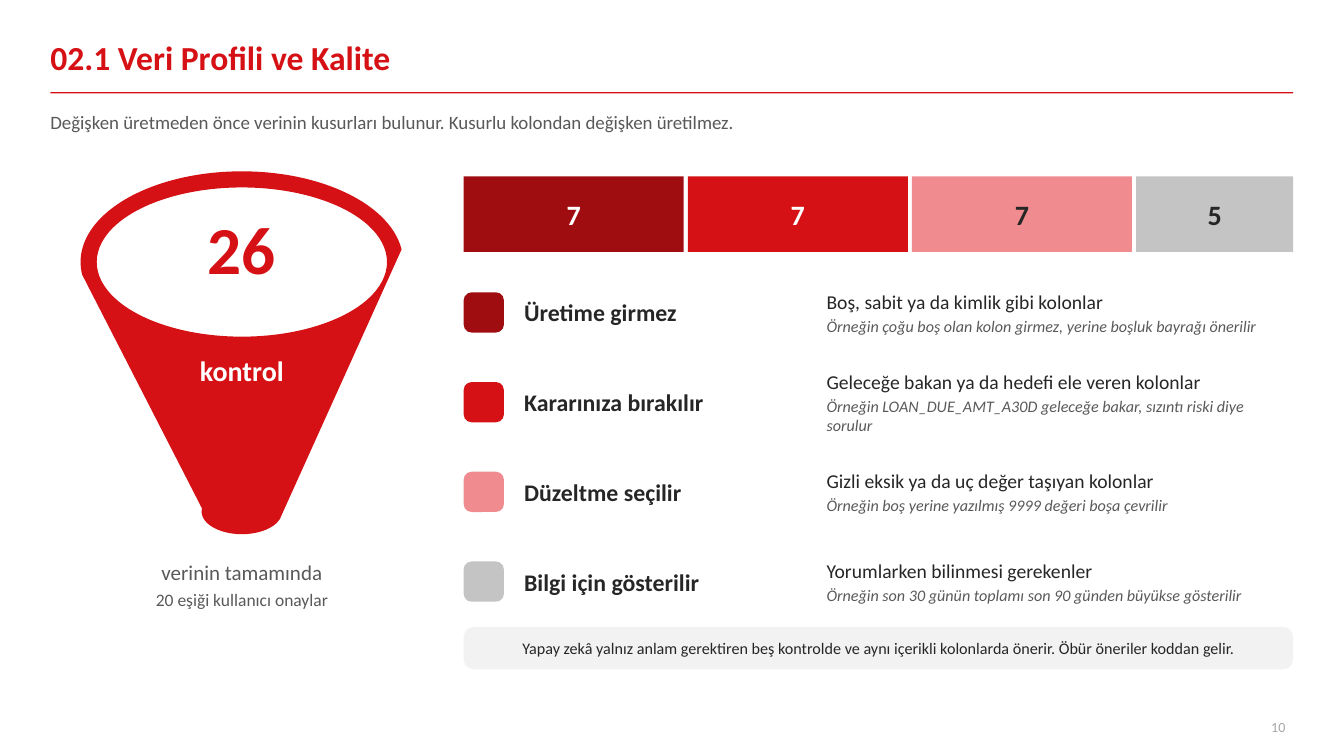
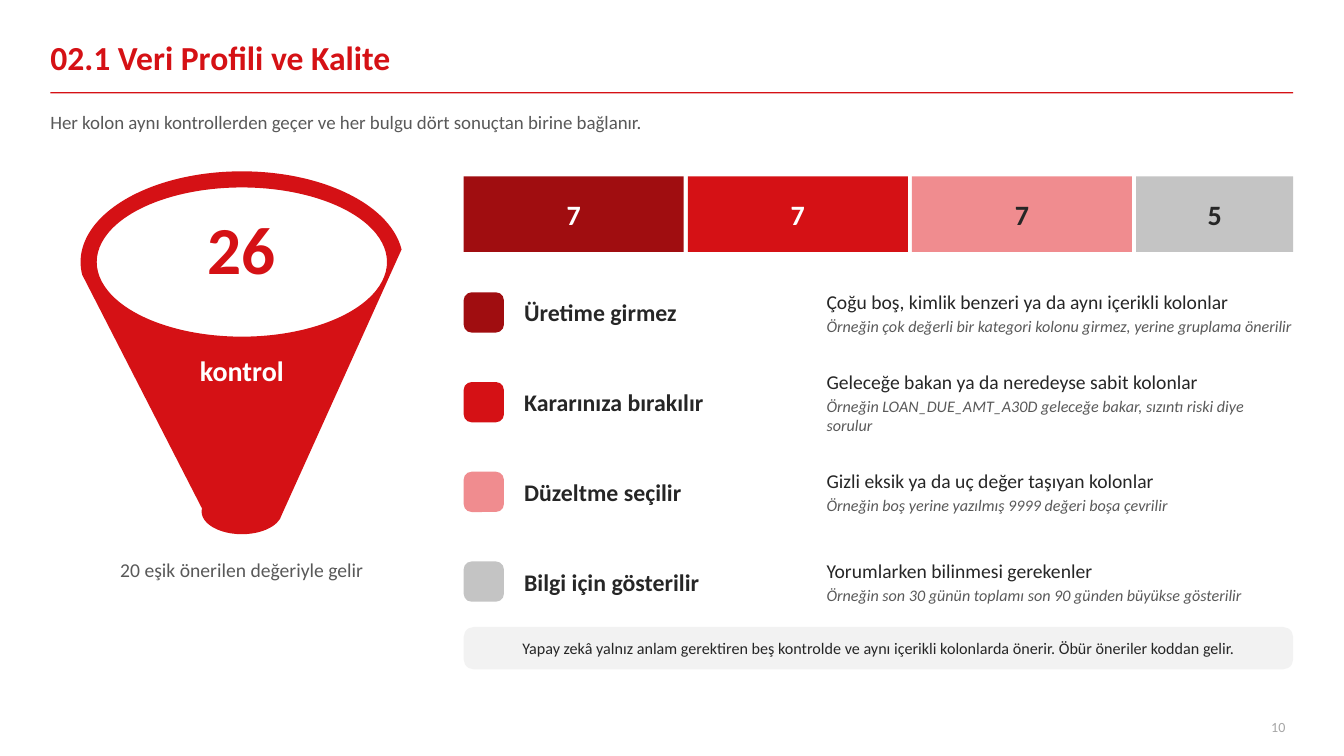
Before and after one commit to canmergen/amp, a slide deck: slide 10 of analitik_modelleme_platformu_GUNCEL/sunum/Platform_Sunum_Sade.pptx. Drawn at 1344x756 pixels with LibreOffice and Linux fonts; fonts in the diff are those of the drawing. Boxes give left, top, right and bottom in pixels: in the first picture for what was removed or moved away, otherwise in the second. Text is boxed around its words. In the diff, an @@ line names an element or a change of style, - is before the commit and + after.

```diff
--- a/analitik_modelleme_platformu_GUNCEL/sunum/Platform_Sunum_Sade.pptx
+++ b/analitik_modelleme_platformu_GUNCEL/sunum/Platform_Sunum_Sade.pptx
@@ text at <box>50,116,642,132</box>: text changed @@
-Değişken üretmeden önce verinin kusurları bulunur. Kusurlu kolondan değişken üretilmez.
+Her kolon aynı kontrollerden geçer ve her bulgu dört sonuçtan birine bağlanır.
@@ text at <box>827,295,1291,335</box>: text changed @@
-Boş, sabit ya da kimlik gibi kolonlar
-Örneğin çoğu boş olan kolon girmez, yerine boşluk bayrağı önerilir
+Çoğu boş, kimlik benzeri ya da aynı içerikli kolonlar
+Örneğin çok değerli bir kategori kolonu girmez, yerine gruplama önerilir
@@ text at <box>827,375,1198,393</box>: text changed @@
-Geleceğe bakan ya da hedefi ele veren kolonlar
+Geleceğe bakan ya da neredeyse sabit kolonlar
@@ text at <box>120,563,363,581</box>: text changed; size 12.5 to 14 pt @@
-verinin tamamında
-20 eşiği kullanıcı onaylar
+20 eşik önerilen değeriyle gelir
```
Also in this commit, not shown: 13 other slides changed, 1 other file.
